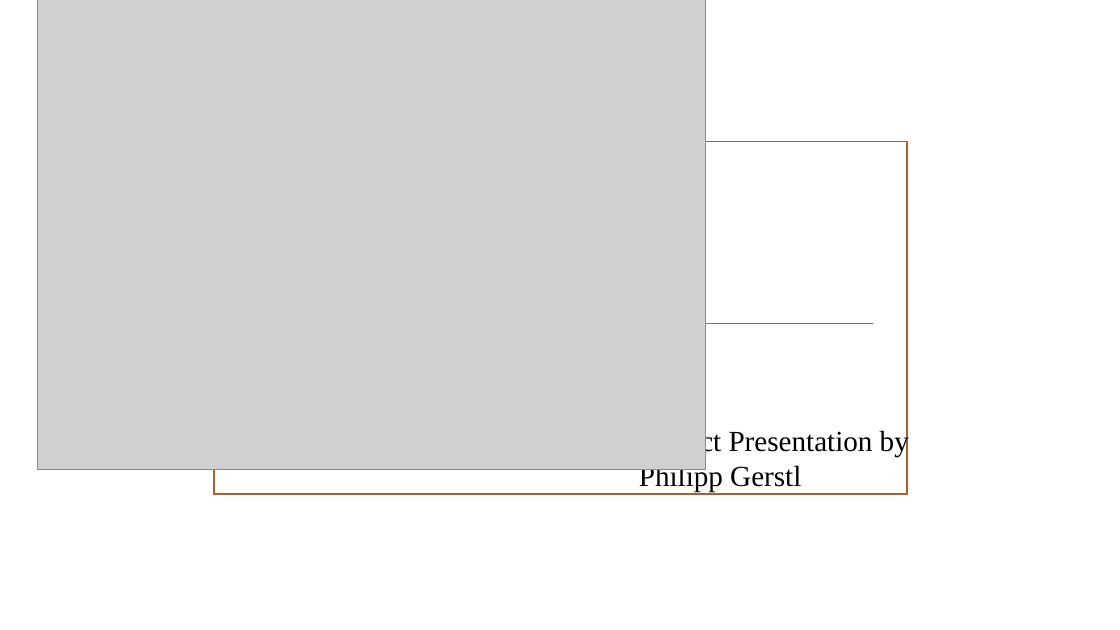
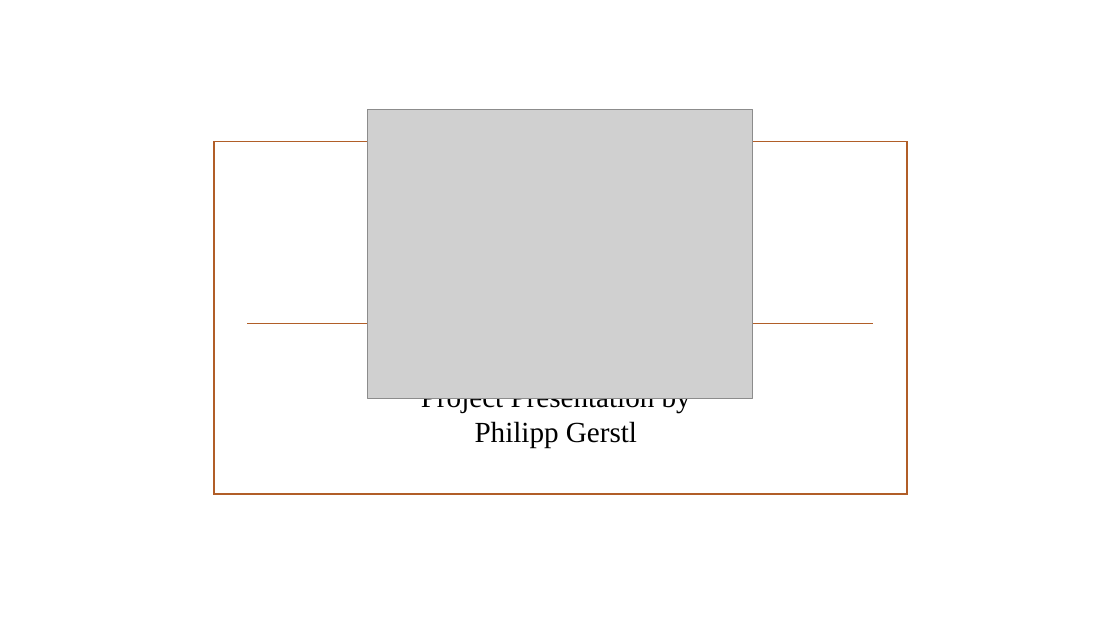
Before and after one commit to Niteh0wk/TheTalesOfGodric, a slide deck: slide 1 of TheTalesOfGodric.pptx. Drawn at 1120x630 pixels with LibreOffice and Linux fonts; fonts in the diff are those of the drawing; grey boxes stand for pictures; background and template pictures are left out. Boxes give left, top, right and bottom in pixels: in the first picture for what was removed or moved away, otherwise in the second. Text is boxed around its words. In the diff, an @@ line names an element or a change of style, - is before the commit and + after.

```diff
--- a/TheTalesOfGodric.pptx
+++ b/TheTalesOfGodric.pptx
@@ picture: place and size @@
-picture at [38, 0, 705, 470]
+picture at [367, 109, 753, 399]
@@ subtitle "Project Presentation by Philipp Gerstl": place and size @@
-subtitle "Project Presentation by Philipp Gerstl" at [639, 429, 909, 492]
+subtitle "Project Presentation by Philipp Gerstl" at [421, 398, 691, 448]
@@ subtitle "Project Presentation by Philipp Gerstl" at [421, 398, 691, 448]: alignment left to centre @@
```
Also in this commit, not shown: 1 other slide changed, 7 other files.
